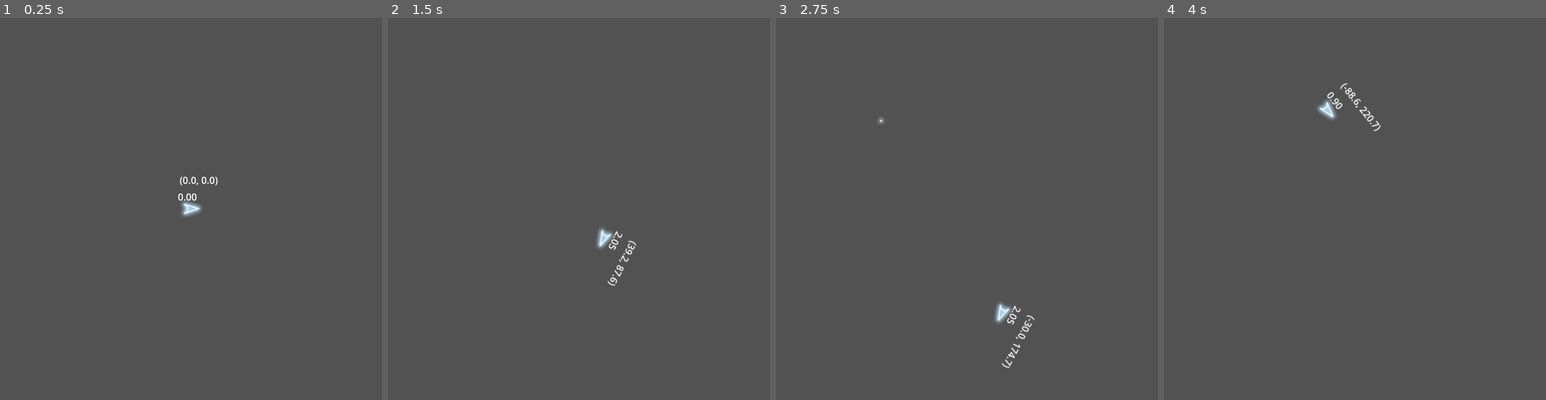
Above: before the commit, frames 1-4 (left to right).
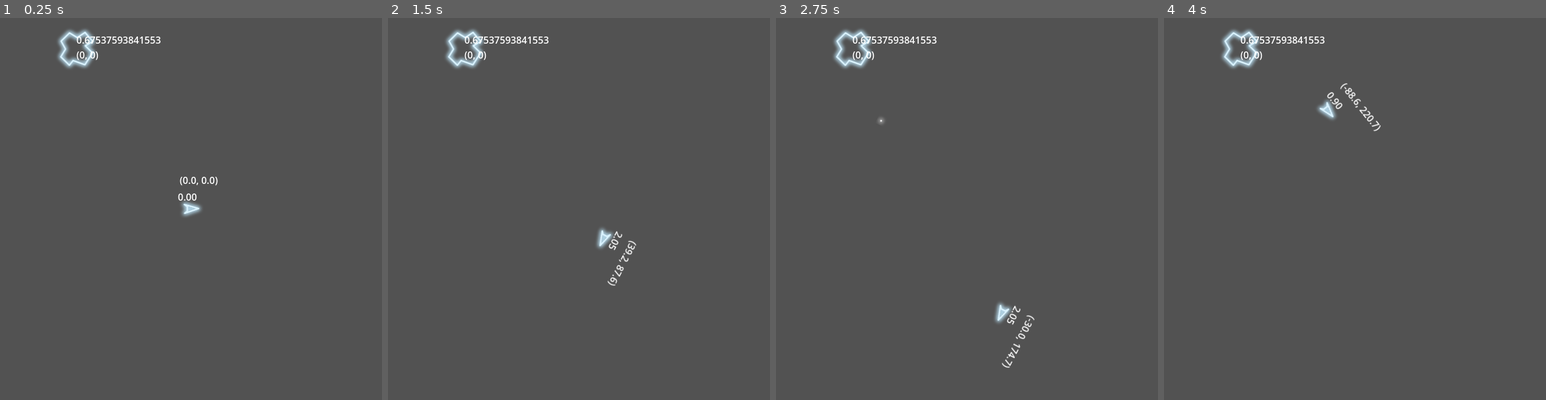
Above: after the commit, the same moments.

Repository: davidward462/asteroids
Game: Godot game, scene res://scenes/main.tscn
Two runs of this game, one before a commit and one after it. Both use one fixed random seed, a clock stepped at 60 frames per second and the inputs below.
Inputs:
- Up to frame 1 (0.25 s): no input
- Up to frame 2 (1.5 s): tap Enter at 0.5 s; hold W (accelerate) 0.53-1.28 s; hold D (rotate_clockwise) 0.53-1.28 s; tap A (rotate_counterclockwise) at 1.35 s
- Up to frame 3 (2.75 s): hold W (accelerate) from 2.03 s (still down); tap Space (shoot) at 2.1 s
- Up to frame 4 (4 s): tap D (rotate_clockwise) at 2.85 s; release W (accelerate) at 3.53 s; hold A (rotate_counterclockwise) from 3.53 s (still down)

The runs differ from the first frame. In frame 1, 0.8% of the frame differs, in the area x 15-43%, y 2-14%; in frame 2, 0.8%; in frame 3, 0.8%; in frame 4, 0.8%.

Commit message:
spawn asteroid at random position in the world

Diff:
--- a/scripts/world.gd
+++ b/scripts/world.gd
@@ -1,20 +1,44 @@
 extends Node2D
 
 @onready var player_scene = load("res://scenes/player.tscn")
+@onready var asteroid_scene = load("res://scenes/asteroid.tscn")
+
+var asteroid_count = 1
 
 func spawn_player(screen_size, start_pos) -> void:
 	var player = player_scene.instantiate ()
 	add_child(player)
 	player.position = start_pos
 
+func gen_asteroid_coords(screen_size) -> Vector2:
+	var buffer = 120
+	var screen_x = int(screen_size.x)
+	var screen_y = int(screen_size.y)
+
+	var x = (randi() % (screen_x)-buffer ) + buffer
+	var y = (randi() % (screen_y)-buffer ) + buffer
+	var coords = Vector2(x, y)
+	print(coords)
+	return coords
+
+func spawn_asteroid(pos) -> void:
+	print("spawn asteroid")
+	var asteroid = asteroid_scene.instantiate()
+	add_child(asteroid)
+	asteroid.position = pos
+
 # Called when the node enters the scene tree for the first time.
 func _ready() -> void:
+	randomize()
 	var screen_size = get_viewport_rect().end
 	var player_start_pos = Vector2(screen_size.x/2, screen_size.y/2)
 
 	# Spawn player in the center of the viewport.
 	spawn_player(screen_size, player_start_pos)
 
+	# Spawn asteroids
+	spawn_asteroid(gen_asteroid_coords(screen_size))
+
 # Called every frame. 'delta' is the elapsed time since the previous frame.
 func _process(delta: float) -> void:
 	pass
